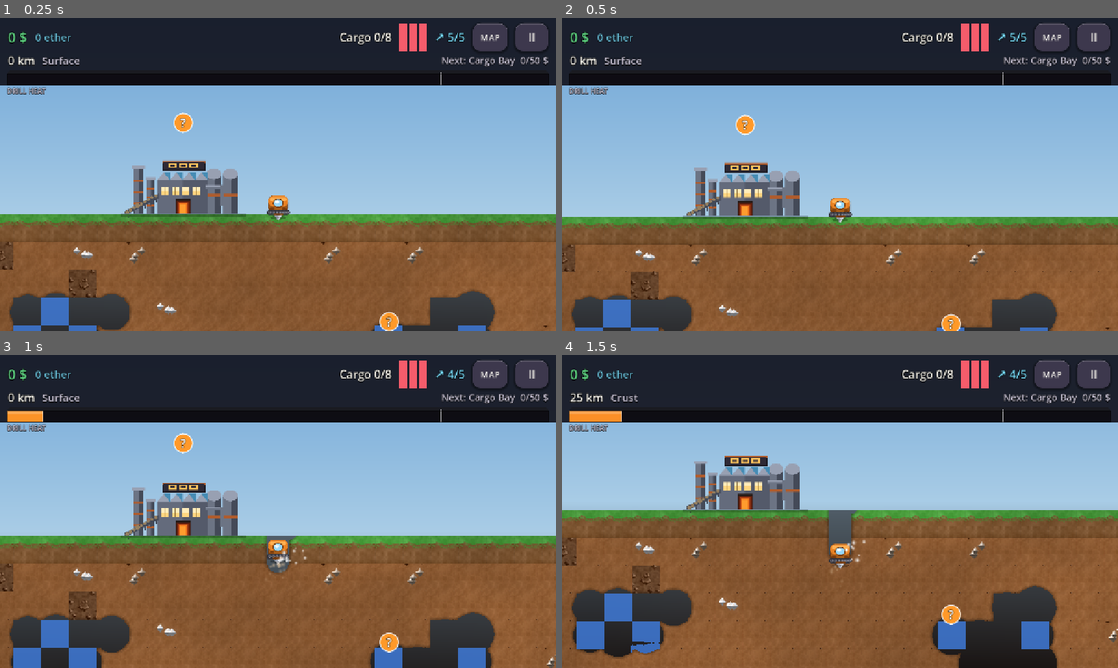
Above: before the commit, frames 1-4 (two rows, left to right).
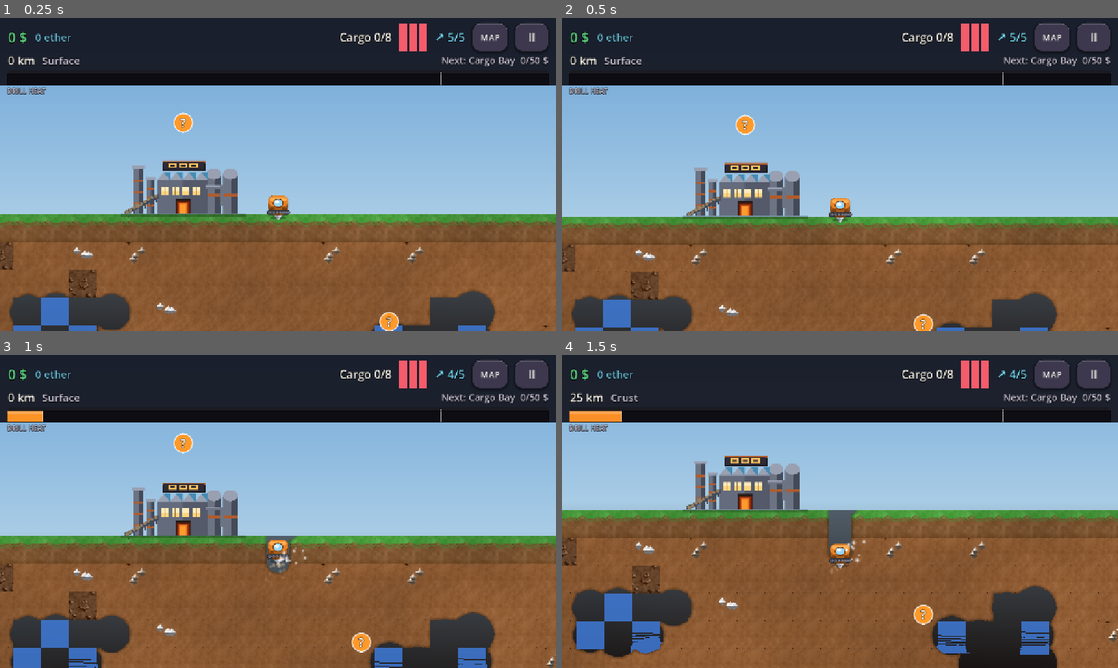
Above: after the commit, the same moments.

Repository: DhairyaRawal/MineDriller
Game: Godot game, scene res://tests/test_runner.tscn
Same seed, same stepped clock (60 frames per second), same inputs: the game is played once before the commit and once after it. This scene is started directly instead of the project's main scene.
Inputs (mouse positions are in pixels of both pictures, inside the frame that each line leads up to):
- Up to frame 1 (0.25 s): no input
- Up to frame 2 (0.5 s): no input
- Up to frame 3 (1 s): tap Enter (ui_accept) at 0.5, 0.77 s; move the mouse to (400, 495) at 0.52 s; hold D (move_right) from 0.53 s (still down); tap R (fire_rocket) at 0.6 s
- Up to frame 4 (1.5 s): move the mouse to (728, 527) at 1.27 s; release D (move_right) at 1.28 s; hold S (move_down) from 1.28 s (still down); tap E (interact) at 1.35 s

Frame 1 is identical in both runs. In frame 2, 0.3% of the frame differs, in the area x 63-72%, y 94-100%; in frame 3, 0.5%; in frame 4, 0.8%, in the area x 12-88%, y 79-96%.

Commit message:
Stop resting water from starving the water simulation
The per-tick budget was charged for every water pixel the scan looked at,
including still ones. A resting pocket is ~1024 pixels, more than the whole
budget, so it exhausted each tick before the scan reached the cells after it.
Water the player drilled under could hang in the air indefinitely. This is
what the CI water check caught.

- Budget now counts pixels that move. Cells where nothing can move sleep
  and cost nothing until carving, clearing, or neighbouring flow wakes them.
- Scan capped at 4 cells per tick, resuming round robin so no cell starves.
- Sideways spread needs water pressing from above, so pool surfaces come
  to rest instead of shuffling forever and never sleeping.
- Unloading a chunk drops its water index entries, so tips can't report
  water that is gone.
- Water test uses an authored layout: a resting pool plus a separate
  pocket, then drilling under the sleeping pool. Prints ms per tick.

Co-Authored-By: Claude Opus 5 <noreply@anthropic.com>

Diff:
--- a/scripts/world/world.gd
+++ b/scripts/world/world.gd
@@ -25,6 +25,7 @@
 const WATER_SIM_INTERVAL := 0.05      # simulate at 20Hz, not every render frame
 const WATER_SIM_REACH_CELLS := 7      # ~ one screen's worth of tiles each direction
 const WATER_SIM_BUDGET := 260         # water pixels actually moved per simulation tick
+const WATER_SIM_SCAN := 4096          # pixels examined per tick: the CPU cap (4 cells' worth)
 
 var seed_value := 0
 var width := 32
@@ -54,6 +55,10 @@
 var _water_dirty := {}                # chunk -> true (water texture needs re-upload)
 var _water_seeded_chunks := {}        # chunk -> true (initial water placed once)
 var _water_cells := {}                # Vector2i cell -> true (coarse index: has water pixels)
+var _water_settled := {}              # Vector2i cell -> true: still water, skipped until woken
+var _flow_blocked := false            # out-param of _flow_water_px (see there)
+var _water_scan_left := 0             # this tick's remaining WATER_SIM_SCAN
+var _water_scan_resume := 0           # awake-cell index the next tick starts from
 var _water_sim_accum := 0.0
 
 # ---- authored levels ----
@@ -84,9 +89,11 @@
 			_chunk_specials, _mined, _opened_chests, _erosion, _info_cache,
 			_carved_cells, _visited_chunks, _depot_defs,
 			_water_images, _water_sprites, _water_dirty, _water_seeded_chunks, _water_cells,
+			_water_settled,
 			_authored]:
 		d.clear()
 	_water_sim_accum = 0.0
+	_water_scan_resume = 0
 	is_authored = false
 
 
@@ -214,6 +221,15 @@
 	_water_images.erase(chunk)
 	_water_dirty.erase(chunk)
 	_water_seeded_chunks.erase(chunk)
+	# Water that had flowed here is gone with the image (it re-seeds from the
+	# generated cells). Drop its index entries too, or cell_has_water -- which the
+	# '?' tips read -- would go on reporting water in cells that are now dry, and a
+	# settled entry would never be revisited to clean itself up.
+	for y in chunk_h:
+		for x in width:
+			var c := Vector2i(x, chunk * chunk_h + y)
+			_water_cells.erase(c)
+			_water_settled.erase(c)
 
 
 func _roll_spawns(chunk: int) -> void:
@@ -433,6 +449,11 @@
 				_erosion[cell] = int(_erosion.get(cell, 0)) + 1
 				if _erosion[cell] >= int(CELL_IMG * CELL_IMG * DUG_THRESHOLD_FRAC):
 					_carved_cells[cell] = true
+	# Drilling next to still water must wake it, or a sleeping pool would ignore
+	# the tunnel just opened beneath it -- the one thing water has to react to.
+	if removed > 0:
+		for touched: Vector2i in cell_cache:
+			_wake_water_near(touched)
 	return {"removed": removed, "hard": hard, "blocked_tier": blocked_tier,
 		"ores": ores, "chests": chests}
 
@@ -446,6 +467,7 @@
 		for px in range(x0, x0 + CELL_IMG):
 			img.set_pixel(px, py, Color(0, 0, 0, 0))
 	_dirty[chunk] = true
+	_wake_water_near(cell)
 
 
 # ------------------------------------------------------------ cell content
@@ -775,6 +797,8 @@
 		for px in range(x0, x0 + CELL_IMG):
 			img.set_pixel(px, py, Color(0, 0, 0, 0))
 	_water_cells.erase(cell)
+	_water_settled.erase(cell)
+	_wake_water_near(cell)  # restored rock may change what neighbours can do
 	_water_dirty[chunk] = true
 
 
@@ -826,6 +850,7 @@
 			img.set_pixel(px, py, WATER_COLOR)
 	_water_dirty[chunk] = true
 	_water_cells[cell] = true
+	_water_settled.erase(cell)
 
 
 ## gpx/gpy are GLOBAL image-px coordinates (gpx spans the whole world width
@@ -852,26 +877,53 @@
 	_water_dirty[chunk] = true
 
 
-## A pixel water can move into: not solid rock, and not already water there.
+## A pixel water can move into: not already water there, and not solid rock.
+## Water is checked first: inside a pool nearly every neighbour is water, and
+## that check is much cheaper than resolving the cell for is_solid_px.
 func _open_for_water(gpx: int, gpy: int) -> bool:
 	if gpx < 0 or gpx >= width * CELL_IMG or gpy < 0 or gpy >= max_depth_row * CELL_IMG:
 		return false
-	if is_solid_px(Vector2(gpx * SCALE + 1, gpy * SCALE + 1)):
+	if _has_water_px(gpx, gpy):
 		return false
-	return not _has_water_px(gpx, gpy)
+	return not is_solid_px(Vector2(gpx * SCALE + 1, gpy * SCALE + 1))
 
 
 func _move_water_px(fx: int, fy: int, tx: int, ty: int) -> void:
 	_set_water_px(fx, fy, false)
 	_set_water_px(tx, ty, true)
-	var tcell := Vector2i(floori(tx / float(CELL_IMG)), floori(ty / float(CELL_IMG)))
-	_water_cells[tcell] = true
+	_water_cells[Vector2i(floori(tx / float(CELL_IMG)), floori(ty / float(CELL_IMG)))] = true
+	# Wake only the cells this move can affect, not every cell around it: in a
+	# draining pool, waking whole 3x3 blocks keeps still cells cycling awake and
+	# eats the scan for the water that's actually moving.
+	_wake_water_px(tx, ty)          # the pixel itself needs its next turn
+	_wake_water_px(tx, ty + 1)      # water now presses on the pixel below
+	_wake_water_px(fx, fy - 1)      # the space it left: straight down into it,
+	_wake_water_px(fx - 1, fy - 1)  # diagonally down into it,
+	_wake_water_px(fx + 1, fy - 1)
+	_wake_water_px(fx - 1, fy)      # or sideways into it
+	_wake_water_px(fx + 1, fy)
+
+
+func _wake_water_px(gpx: int, gpy: int) -> void:
+	_water_settled.erase(Vector2i(floori(gpx / float(CELL_IMG)), floori(gpy / float(CELL_IMG))))
+
+
+## Wake the 3x3 block of cells around `cell`. Sleeping is only safe because
+## anything that could give still water somewhere to go wakes it: carving and
+## clearing cells call this, and moving water calls _wake_water_px.
+func _wake_water_near(cell: Vector2i) -> void:
+	for dy in range(-1, 2):
+		for dx in range(-1, 2):
+			_water_settled.erase(cell + Vector2i(dx, dy))
 
 
 ## Falling-sand rule for one pixel: straight down, else diagonal down, else a
-## slow sideways spread if fully blocked below. Returns where it ended up
-## (same position if it couldn't move).
+## slow sideways spread when pressed from above. Returns where it ended up
+## (same position if it didn't move). Sets _flow_blocked when the pixel had nowhere to go at all -- which
+## differs from "could have spread sideways but the dice said not this tick".
+## Only a truly blocked pixel may let its cell fall asleep.
 func _flow_water_px(gpx: int, gpy: int) -> Vector2i:
+	_flow_blocked = false
 	if _open_for_water(gpx, gpy + 1):
 		_move_water_px(gpx, gpy, gpx, gpy + 1)
 		return Vector2i(gpx, gpy + 1)
@@ -880,11 +932,19 @@
 		if _open_for_water(gpx + d, gpy + 1):
 			_move_water_px(gpx, gpy, gpx + d, gpy + 1)
 			return Vector2i(gpx + d, gpy + 1)
-	if randf() < 0.35:  # slow spread, not instant leveling
+	# Sideways only under pressure, i.e. with water resting on top. Without that
+	# rule a surface with one pixel of room shuffles back and forth forever: the
+	# random walk never ends, so the pool never counts as still and never
+	# sleeps. Level differences of two pixels or more still even out through
+	# the diagonal step above, so pools spread and drain the same way.
+	if _has_water_px(gpx, gpy - 1):
 		for d in order:
 			if _open_for_water(gpx + d, gpy):
-				_move_water_px(gpx, gpy, gpx + d, gpy)
-				return Vector2i(gpx + d, gpy)
+				if randf() < 0.35:  # slow spread, not instant leveling
+					_move_water_px(gpx, gpy, gpx + d, gpy)
+					return Vector2i(gpx + d, gpy)
+				return Vector2i(gpx, gpy)  # could move, just didn't this tick
+	_flow_blocked = true
 	return Vector2i(gpx, gpy)
 
 
@@ -892,60 +952,90 @@
 ## that falls doesn't get reprocessed as "new" water further down the same
 ## tick). `moved` tracks destinations already touched this tick across the
 ## whole step_water_simulation() call. Returns the remaining budget.
+##
+## The budget is spent per pixel that actually MOVES, not per pixel looked at.
+## Charging for still water was a real bug: a resting pocket is ~1024 pixels,
+## more than the whole per-tick budget, so it exhausted the budget, never
+## finished a scan, and starved every cell after it in scan order -- forever.
+## Water you drilled under could simply never fall. Now a cell where nothing
+## can move goes to sleep (_water_settled) and costs nothing until woken.
 func _simulate_water_cell(cell: Vector2i, budget: int, moved: Dictionary) -> int:
 	var x0 := cell.x * CELL_IMG
 	var y0 := cell.y * CELL_IMG
 	var any_water := false
-	var fully_scanned := true
+	var active := false
+	_water_scan_left -= CELL_IMG * CELL_IMG
 	for ly in range(CELL_IMG - 1, -1, -1):
 		var gpy := y0 + ly
 		for lx in range(CELL_IMG):
 			var gpx := x0 + lx
 			var key := Vector2i(gpx, gpy)
 			if moved.has(key):
+				# Arrived this tick; it gets its own turn next tick.
 				any_water = true
+				active = true
 				continue
 			if not _has_water_px(gpx, gpy):
 				continue
-			if budget <= 0:
-				fully_scanned = false
-				any_water = true
-				continue
-			budget -= 1
-			moved[_flow_water_px(gpx, gpy)] = true
 			any_water = true
-	if fully_scanned and not any_water:
+			var to := _flow_water_px(gpx, gpy)
+			if to != key:
+				moved[to] = true
+				active = true
+				budget -= 1
+				if budget <= 0:
+					return budget  # mid-cell: neither emptied nor settled; resume next tick
+			elif not _flow_blocked:
+				active = true
+	if not any_water:
 		_water_cells.erase(cell)
+		_water_settled.erase(cell)
+	elif not active:
+		_water_settled[cell] = true
 	return budget
 
 
 ## Advance the water simulation near `center` (the player's world position).
-## Throttled to WATER_SIM_INTERVAL and budget-capped so a large flooded area
-## opening at once spreads its cost over several ticks instead of spiking.
-## Called externally (from game.gd, alongside stream_around) rather than from
-## MineWorld's own _process, since MineWorld deliberately holds no reference
-## to the player.
+## Throttled to WATER_SIM_INTERVAL and capped two ways: WATER_SIM_BUDGET pixel
+## moves, and WATER_SIM_SCAN pixels examined. Called externally (from game.gd,
+## alongside stream_around) rather than from MineWorld's own _process, since
+## MineWorld deliberately holds no reference to the player.
+##
+## When a cap cuts a tick short, the next tick picks up at the cell after the
+## one it stopped in, rather than starting from the bottom of the window again.
+## Restarting from the same place every tick is exactly how a cap starves the
+## cells at the far end of the scan; round robin gives every awake cell a turn.
 func step_water_simulation(center: Vector2, delta: float) -> void:
 	_water_sim_accum += delta
 	if _water_sim_accum < WATER_SIM_INTERVAL:
 		return
 	_water_sim_accum = 0.0
 	var ccell := world_to_cell(center)
-	var budget := WATER_SIM_BUDGET
-	var moved := {}
-	# Bottom of the window first, same reasoning as within a single cell.
+	# Awake cells in the window, bottom row first (same reasoning as within a
+	# single cell: lower water gets out of the way before upper water looks).
+	var awake: Array[Vector2i] = []
 	for dy in range(WATER_SIM_REACH_CELLS, -WATER_SIM_REACH_CELLS - 1, -1):
-		if budget <= 0:
-			break
 		var y := ccell.y + dy
 		if y < 0 or y >= max_depth_row:
 			continue
 		for dx in range(-WATER_SIM_REACH_CELLS, WATER_SIM_REACH_CELLS + 1):
-			if budget <= 0:
-				break
 			var cell := Vector2i(ccell.x + dx, y)
-			if _water_cells.has(cell):
-				budget = _simulate_water_cell(cell, budget, moved)
+			if _water_cells.has(cell) and not _water_settled.has(cell):
+				awake.append(cell)
+	if awake.is_empty():
+		_water_scan_resume = 0
+		return
+	var budget := WATER_SIM_BUDGET
+	_water_scan_left = WATER_SIM_SCAN
+	var moved := {}
+	var start := _water_scan_resume % awake.size()
+	_water_scan_resume = 0
+	for i in awake.size():
+		var idx := (start + i) % awake.size()
+		budget = _simulate_water_cell(awake[idx], budget, moved)
+		if budget <= 0 or _water_scan_left <= 0:
+			_water_scan_resume = idx + 1
+			break
 
 
 ## Whether any water currently sits in this cell. Cheaper than is_water_px for
--- a/tests/test_runner.gd
+++ b/tests/test_runner.gd
@@ -593,30 +593,70 @@
 	w.queue_free()
 
 
-## Water should fall into an opened space below it instead of sitting fixed
-## forever (Changes.txt). Carve both cells open first so the test doesn't
-## depend on this seed happening to generate a natural water pocket there.
+## Water must fall into space drilled beneath it (Changes.txt) -- including
+## while a big resting pool sits elsewhere in view. That pool used to spend the
+## whole per-tick budget just being looked at, so the scan never reached the
+## water you'd actually drilled under and it hung in the air forever. Authored
+## layout, so none of this depends on what a seed happens to generate.
 func _test_water_sim() -> void:
 	var w := MineWorld.new()
 	add_child(w)
 	w.setup(24680)
+	var water := {"type": MineWorld.TileType.WATER, "layer_id": 1, "tier": 0, "ore_id": ""}
+	var empty := {"type": MineWorld.TileType.EMPTY, "layer_id": 1, "tier": 0, "ore_id": ""}
+	var cells := {}
+	var pool: Array[Vector2i] = []
+	for y in [12, 13]:
+		for x in range(4, 10):
+			cells[Vector2i(x, y)] = water
+			pool.append(Vector2i(x, y))
+	var top_cell := Vector2i(15, 4)
+	var below_cell := Vector2i(15, 5)
+	cells[top_cell] = water
+	cells[below_cell] = empty
+	cells[Vector2i(15, 6)] = empty
+	w.use_authored_layout(cells, 22, 30)
 	w.stream_around(0)
-	var top_cell := Vector2i(16, 4)
-	var below_cell := Vector2i(16, 5)
-	# One continuous shaft, the way drilling actually carves. Two separate
-	# circles at the two cell centres would leave a 2px seam of rock between
-	# them (30 + 30 < the 64px between centres) -- and the water, correctly,
-	# could never cross it. That seam is what made this check fail in CI.
-	var p := w.cell_to_world(top_cell)
-	while p.y <= w.cell_to_world(below_cell).y:
+	var center := w.cell_to_world(Vector2i(11, 8))  # both in simulation reach
+	_check(w.cell_has_water(top_cell) and w.cell_has_water(pool[0]), "authored water is seeded")
+	_check(not w.cell_has_water(below_cell), "cell below the pocket starts dry")
+
+	var fell := false
+	var settled := false
+	var ticks := 0
+	var t0 := Time.get_ticks_usec()
+	while ticks < 1500 and not (fell and settled):
+		w.step_water_simulation(center, MineWorld.WATER_SIM_INTERVAL)
+		ticks += 1
+		fell = fell or w.cell_has_water(below_cell)
+		settled = true
+		for c in pool:
+			if w.cell_has_water(c) and not w._water_settled.has(c):
+				settled = false
+				break
+	# Not a check: a number to watch, since this runs every 50ms in the browser.
+	print("  water sim: %d ticks, %.2f ms per tick" % [
+		ticks, (Time.get_ticks_usec() - t0) / 1000.0 / ticks])
+	_check(fell, "water falls into space opened below it, even with a resting pool in view")
+	_check(settled, "a pool with nowhere to go falls asleep")
+
+	# Drill down from the pool's floor. Asleep, the pool must still notice.
+	# Row 15 is the check, not 14: the rounded cave edge already lets a little
+	# water into the top of row 14 before any drilling.
+	var shaft_cell := Vector2i(6, 15)
+	_check(not w.cell_has_water(shaft_cell), "rock under the pool starts dry")
+	var p := w.cell_to_world(Vector2i(6, 13))
+	while p.y <= w.cell_to_world(Vector2i(6, 16)).y:
 		w.carve_circle(p, 26.0, 5)
 		p.y += 8.0
-	w._fill_water_cell(top_cell)
-	_check(not w._water_cells.has(below_cell), "cell below starts dry")
-	for i in 30:
-		w.step_water_simulation(w.cell_to_world(top_cell), MineWorld.WATER_SIM_INTERVAL)
-	_check(w._water_cells.has(below_cell),
-		"water spreads into an opened cell below after simulating (falls, doesn't sit fixed)")
+	_check(not w._water_settled.has(Vector2i(6, 13)), "drilling beneath still water wakes it")
+	var drained := false
+	for i in 600:
+		w.step_water_simulation(center, MineWorld.WATER_SIM_INTERVAL)
+		if w.cell_has_water(shaft_cell):
+			drained = true
+			break
+	_check(drained, "woken water pours down the new shaft")
 	w.queue_free()
 
 
